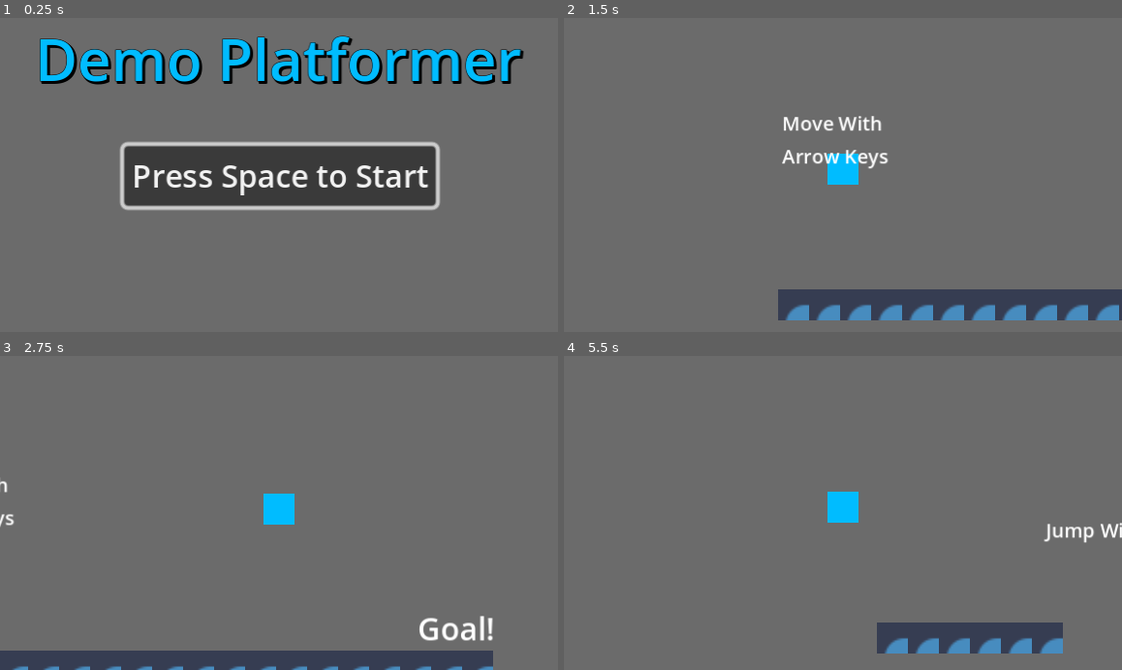
Above: before the commit, frames 1-4 (two rows, left to right).
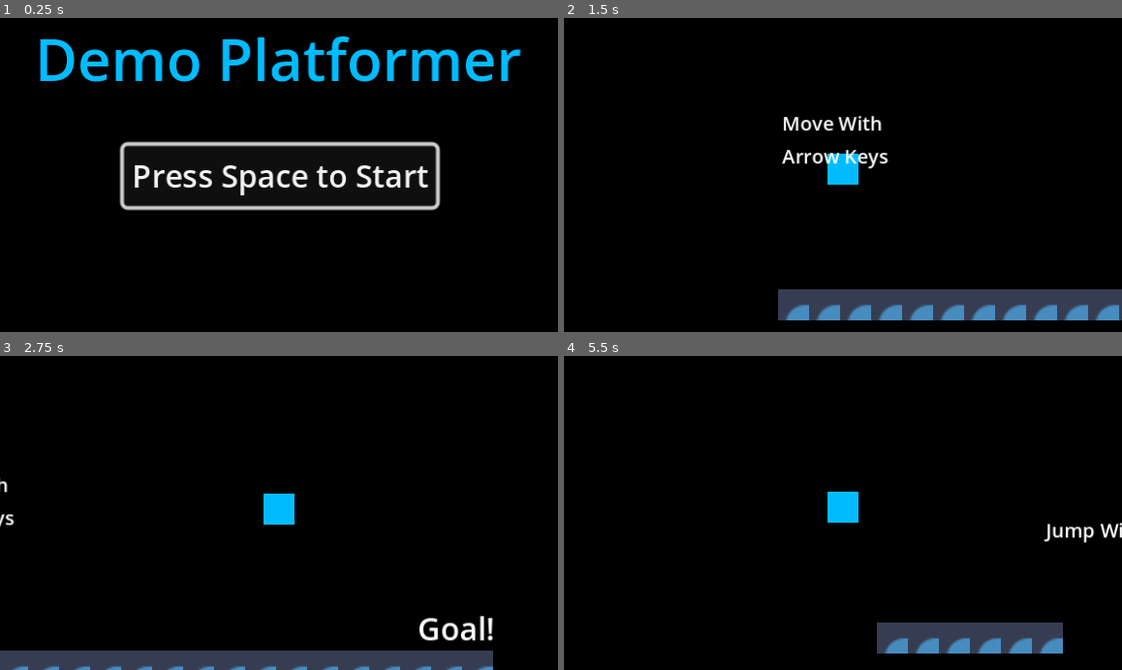
Above: after the commit, the same moments.

Repository: rPortfolio/demo-platformer
Game: Godot game, scene res://main_menu/main_menu.tscn
Same seed, same stepped clock (60 frames per second), same inputs: the game is played once before the commit and once after it. The engine's default icon, where the game draws it, is replaced by a stand-in: a white triangle on a blue panel in a dark square.
Inputs:
- Up to frame 1 (0.25 s): no input
- Up to frame 2 (1.5 s): click "Press Space to Start" at 0.5 s; tap Enter (ui_accept) at 1.25 s; hold Right (ui_right) from 1.28 s (still down)
- Up to frame 3 (2.75 s): keep holding Right (ui_right); tap Enter (ui_accept) at 1.52, 2.27 s
- Up to frame 4 (5.5 s): release Right (ui_right) at 2.78 s; hold Left (ui_left) 2.78-3.53 s; hold Right (ui_right) 3.53-5.03 s; tap Enter (ui_accept) at 3.77, 4.52, 5.27 s; hold Left (ui_left) from 5.03 s (still down)

The runs differ from the first frame. In frame 1, 92% of the frame differs, in the area x 0-100%, y 0-100%; in frame 2, 93%; in frame 3, 94%; in frame 4, 96%.

Commit message:
Changed Background Color

Diff:
--- a/project.godot
+++ b/project.godot
@@ -23,6 +23,10 @@
 window/size/window_height_override=648
 window/stretch/mode="canvas_items"
 
+[editor]
+
+movie_writer/movie_file="C:/Users/Owner/Documents/GodotGames/platformer.avi"
+
 [rendering]
 
-environment/defaults/default_clear_color=Color(0.419608, 0.419608, 0.419608, 1)
+environment/defaults/default_clear_color=Color(0, 0, 0, 1)
